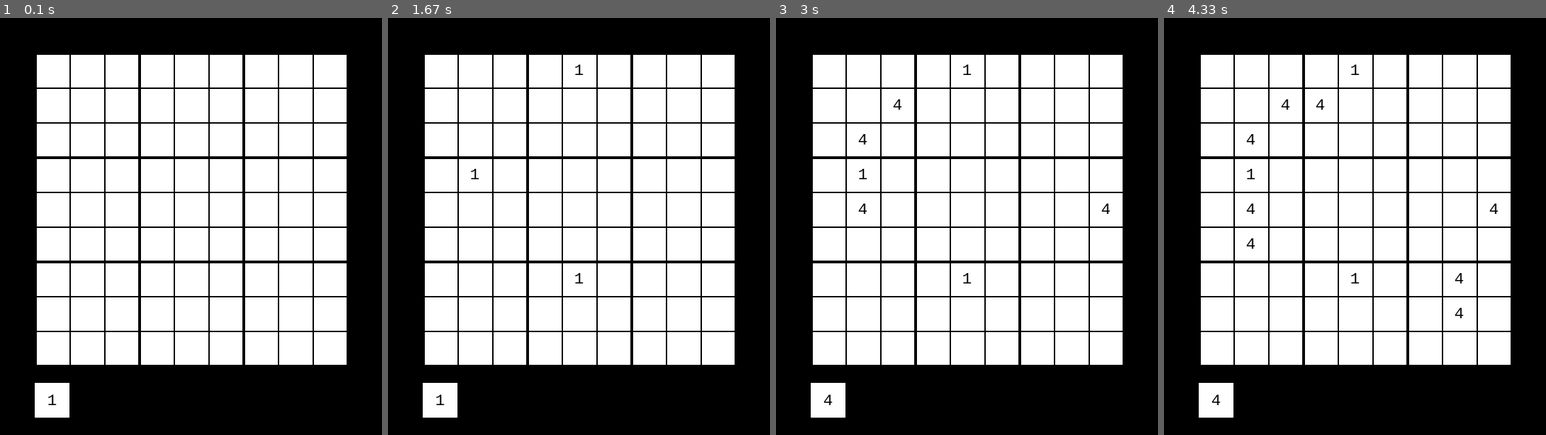
Above: before the commit, frames 1-4 (left to right).
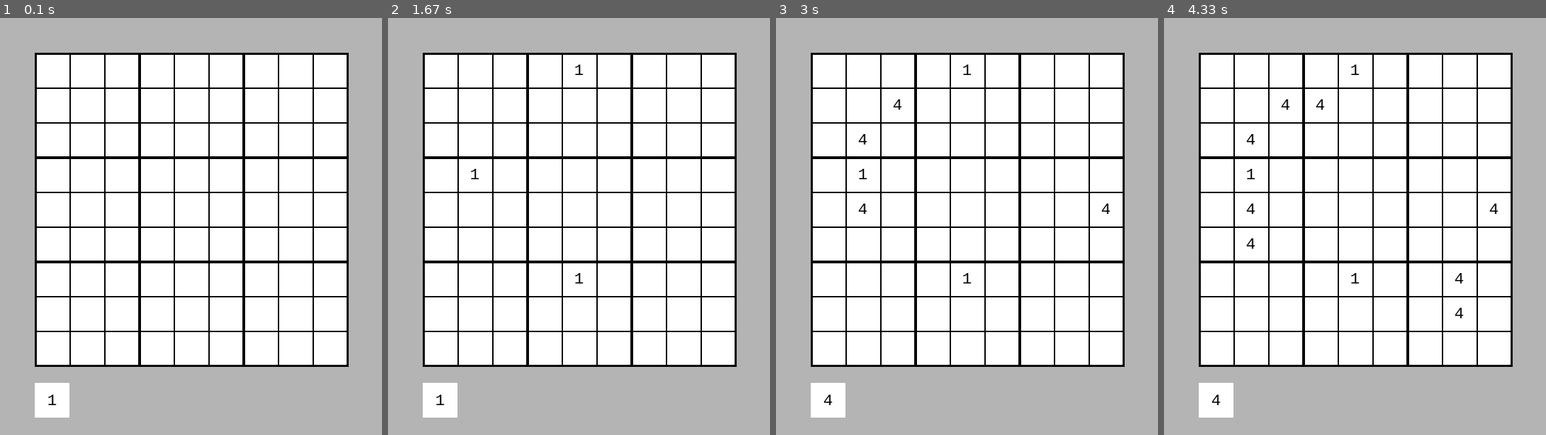
Above: after the commit, the same moments.

Repository: JingzOoi/pygame_sudoku_solver
Game: pygame game, started from main.py
Same seed, same stepped clock (60 frames per second), same inputs: the game is played once before the commit and once after it.
Inputs (mouse positions are in pixels of both pictures, inside the frame that each line leads up to):
- Up to frame 1 (0.1 s): no input
- Up to frame 2 (1.67 s): tap Space at 0.33 s; click (460, 163) at 0.72 s; click (586, 84) at 1.05 s; click (579, 276) at 1.38 s
- Up to frame 3 (3 s): tap 4 at 1.73, 2.03 s; click (905, 88) at 1.75 s; tap 5 at 1.82 s; click (1104, 193) at 2.22 s; click (856, 147) at 2.55 s; click (856, 201) at 2.88 s
- Up to frame 4 (4.33 s): click (1458, 272) at 3.22 s; click (1236, 251) at 3.55 s; click (1473, 326) at 3.88 s; click (1332, 101) at 4.22 s

The runs differ from the first frame. In frame 1, 37% of the frame differs, in the area x 0-100%, y 0-100%; in frame 2, 37%; in frame 3, 37%; in frame 4, 37%.

Commit message:
space to clear grid

Diff:
--- a/main.py
+++ b/main.py
@@ -104,6 +104,10 @@
         self.current_value = num if 0 < num < 10 else 1
         print(f"Current selected value held by mouse set to {self.current_value}.")
 
+    def clear_grid(self):
+        for grid in self.board:
+            grid.value = None
+
     def draw(self, surface: pygame.Surface):
         """Draws game elements and board"""
         self.board.draw(surface)
@@ -142,6 +146,9 @@
                         grid.value = self.game.current_value
                     elif event.button == 3:
                         grid.value = None
+
+            if keys[pygame.K_SPACE]:
+                self.game.clear_grid()
 
             if keys[pygame.K_0]:
                 self.game.current_value = None
@@ -175,7 +182,7 @@
 class Renderer:
     """An instance of a renderer. Draws everything on the Window."""
 
-    COLOR_BACKGROUND = (0, 0, 0)
+    COLOR_BACKGROUND = (180, 180, 180)
 
     def __init__(self, size: tuple):
         self.SIZE = size
